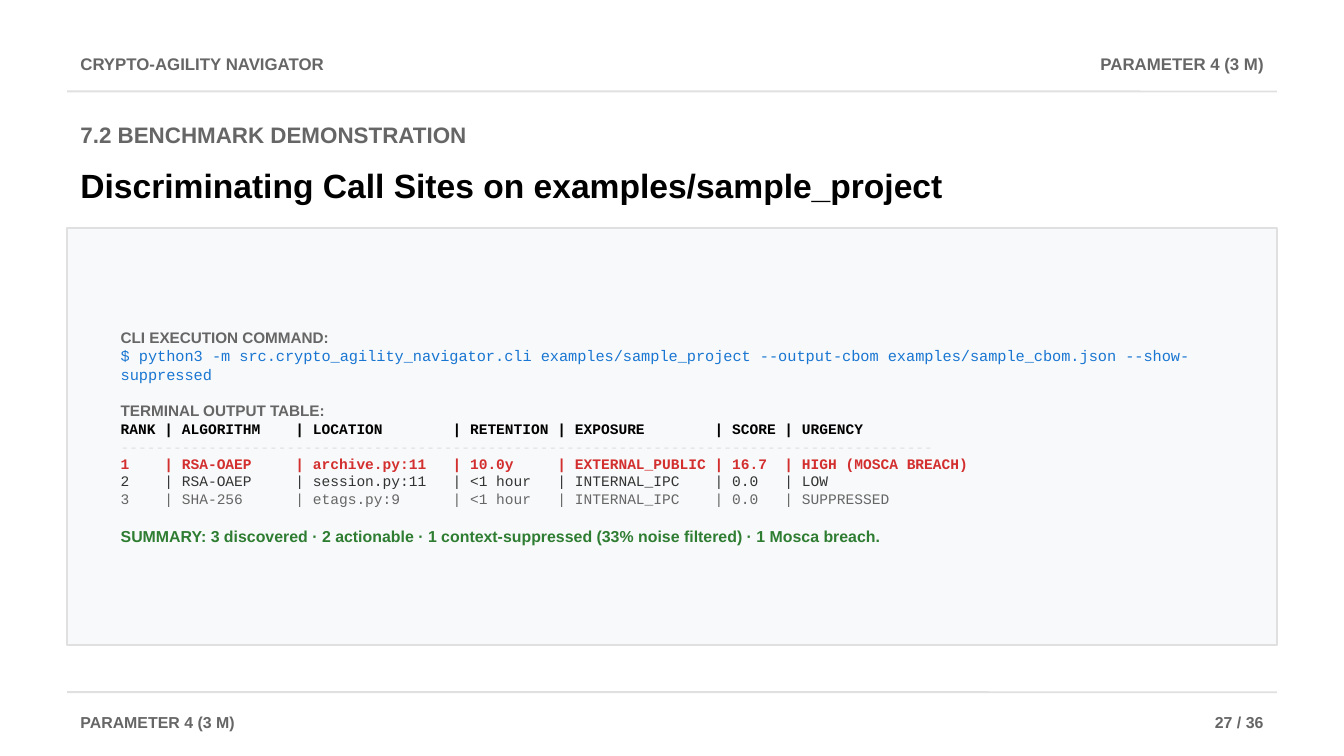
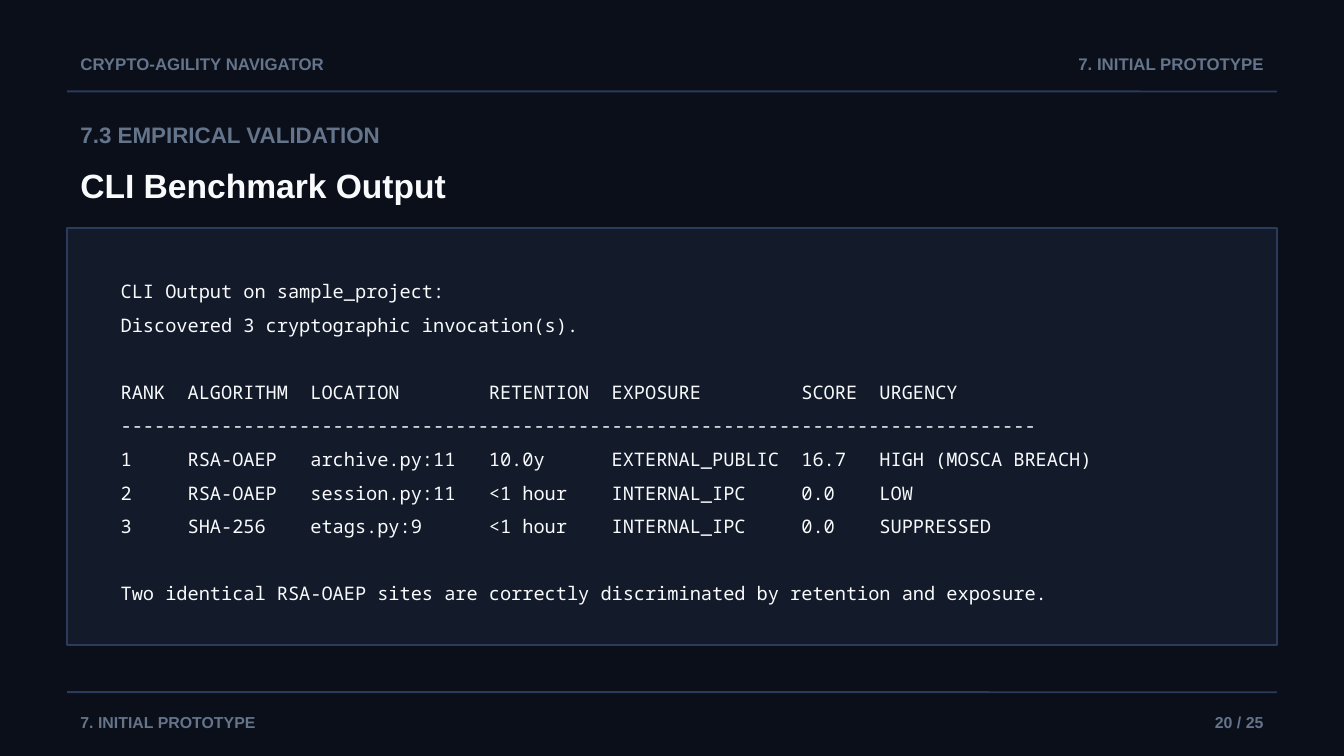
Before and after one commit to AviDhandhania/IDP-Project, a slide deck: slide 20 of docs/presentations/Crypto-Agility_Navigator_Review2.pptx (slide 27 before the commit). Drawn at 1344x756 pixels with LibreOffice and Linux fonts; fonts in the diff are those of the drawing. Boxes give left, top, right and bottom in pixels: in the first picture for what was removed or moved away, otherwise in the second. Text is boxed around its words. In the diff, an @@ line names an element or a change of style, - is before the commit and + after.

```diff
--- a/docs/presentations/Crypto-Agility_Navigator_Review2.pptx
+++ b/docs/presentations/Crypto-Agility_Navigator_Review2.pptx
@@ background #FFFFFF to #0B0F19 @@
@@ text "CRYPTO-AGILITY NAVIGATOR" at (80, 58, 324, 70): text colour #666666 to #64748B @@
@@ text at (1078, 58, 1263, 70): text changed; text colour #666666 to #64748B @@
-PARAMETER 4 (3 M)
+7. INITIAL PROTOTYPE
@@ line (67, 91) - (1277, 91): stroke #E0E0E0 1 pt to #2A3B5C 1 pt @@
@@ text at (80, 127, 379, 143): text changed; text colour #666666 to #64748B @@
-7.2 BENCHMARK DEMONSTRATION
+7.3 EMPIRICAL VALIDATION
@@ text at (80, 173, 446, 204): text changed; text colour #000000 to #F8FAFC @@
-Discriminating Call Sites on examples/sample_project
+CLI Benchmark Output
@@ rectangle at (67, 228, 1277, 645): fill #F8F9FA to #131B2B; outline #E0E0E0 1 pt to #2A3B5C 1 pt @@
@@ text at (121, 283, 1091, 605): text changed; size 7.8 to 10 pt; font Courier New to Noto Sans Mono; text colour #1976D2 to #F8FAFC @@
-CLI EXECUTION COMMAND:
-$ python3 -m src.crypto_agility_navigator.cli examples/sample_project --output-cbom examples/sample_cbom.json --show-suppressed
-TERMINAL OUTPUT TABLE:
-RANK | ALGORITHM | LOCATION | RETENTION | EXPOSURE | SCORE | URGENCY
----------------------------------------------------------------------------------------------
-1 | RSA-OAEP | archive.py:11 | 10.0y | EXTERNAL_PUBLIC | 16.7 | HIGH (MOSCA BREACH)
-2 | RSA-OAEP | session.py:11 | <1 hour | INTERNAL_IPC | 0.0 | LOW
-3 | SHA-256 | etags.py:9 | <1 hour | INTERNAL_IPC | 0.0 | SUPPRESSED
-SUMMARY: 3 discovered · 2 actionable · 1 context-suppressed (33% noise filtered) · 1 Mosca breach.
+CLI Output on sample_project:
+Discovered 3 cryptographic invocation(s).
+RANK ALGORITHM LOCATION RETENTION EXPOSURE SCORE URGENCY
+----------------------------------------------------------------------------------
+1 RSA-OAEP archive.py:11 10.0y EXTERNAL_PUBLIC 16.7 HIGH (MOSCA BREACH)
+2 RSA-OAEP session.py:11 <1 hour INTERNAL_IPC 0.0 LOW
+3 SHA-256 etags.py:9 <1 hour INTERNAL_IPC 0.0 SUPPRESSED
+Two identical RSA-OAEP sites are correctly discriminated by retention and exposure.
@@ line (67, 692) - (1277, 692): stroke #E0E0E0 1 pt to #2A3B5C 1 pt @@
@@ text at (80, 717, 256, 728): text changed; text colour #666666 to #64748B @@
-PARAMETER 4 (3 M)
+7. INITIAL PROTOTYPE
@@ text at (1215, 717, 1264, 728): text changed; text colour #666666 to #64748B @@
-27 / 36
+20 / 25
```
Also in this commit, not shown: 9 other slides changed, 15 slides added, 27 slides removed, 2 other files.
